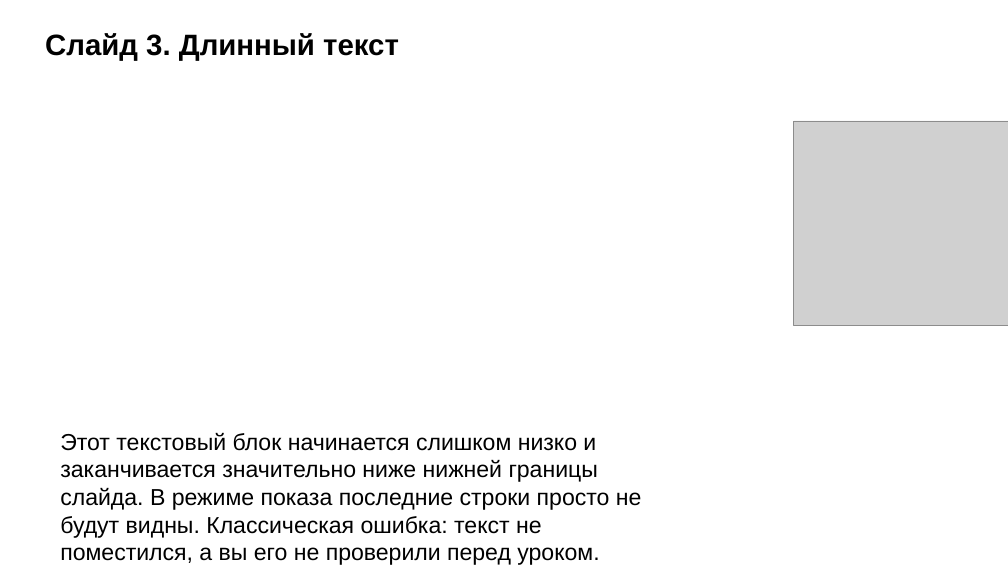
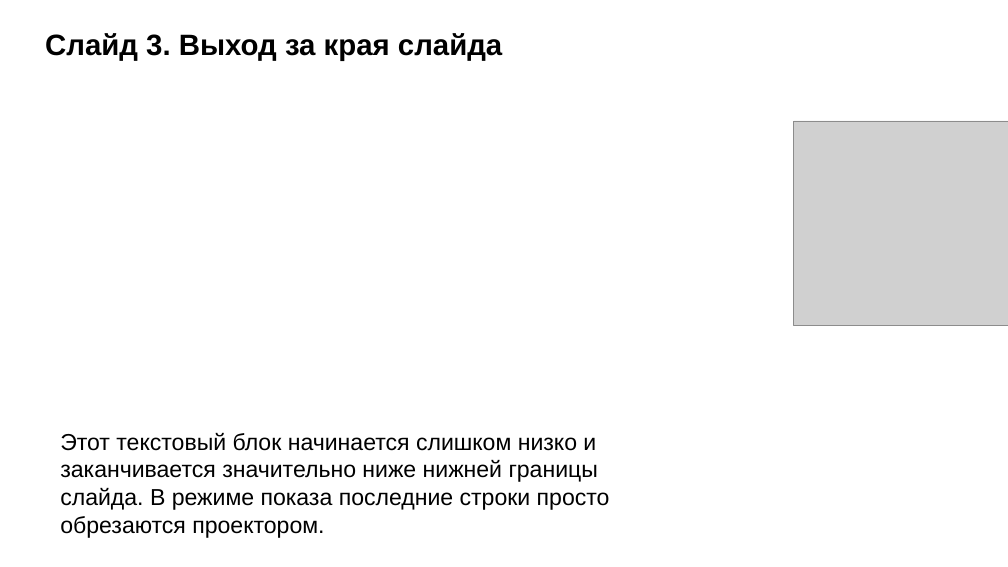
Before and after one commit to Dordschi/pptx-checker, a slide deck: slide 3 of test_files/broken.pptx. Drawn at 1008x567 pixels with LibreOffice and Linux fonts; fonts in the diff are those of the drawing; grey boxes stand for pictures. Boxes give left, top, right and bottom in pixels: in the first picture for what was removed or moved away, otherwise in the second. Text is boxed around its words. In the diff, an @@ line names an element or a change of style, - is before the commit and + after.

```diff
--- a/test_files/broken.pptx
+++ b/test_files/broken.pptx
@@ text at [45,33,502,61]: text changed @@
-Слайд 3. Длинный текст
+Слайд 3. Выход за края слайда
@@ text at [60,433,610,538]: text changed @@
-Этот текстовый блок начинается слишком низко и заканчивается значительно ниже нижней границы слайда. В режиме показа последние строки просто не будут видны. Классическая ошибка: текст не поместился, а вы его не проверили перед уроком.
+Этот текстовый блок начинается слишком низко и заканчивается значительно ниже нижней границы слайда. В режиме показа последние строки просто обрезаются проектором.
```
Also in this commit, not shown: 5 other slides changed, 2 slides added, 1 slide removed, 16 other files.
